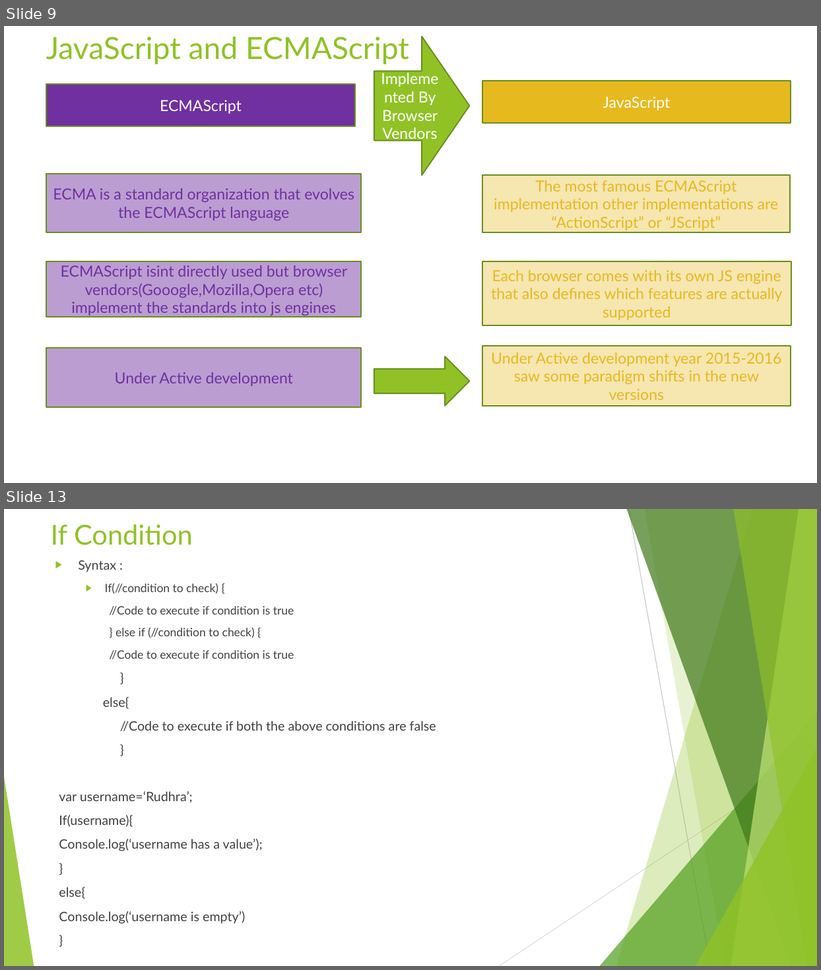
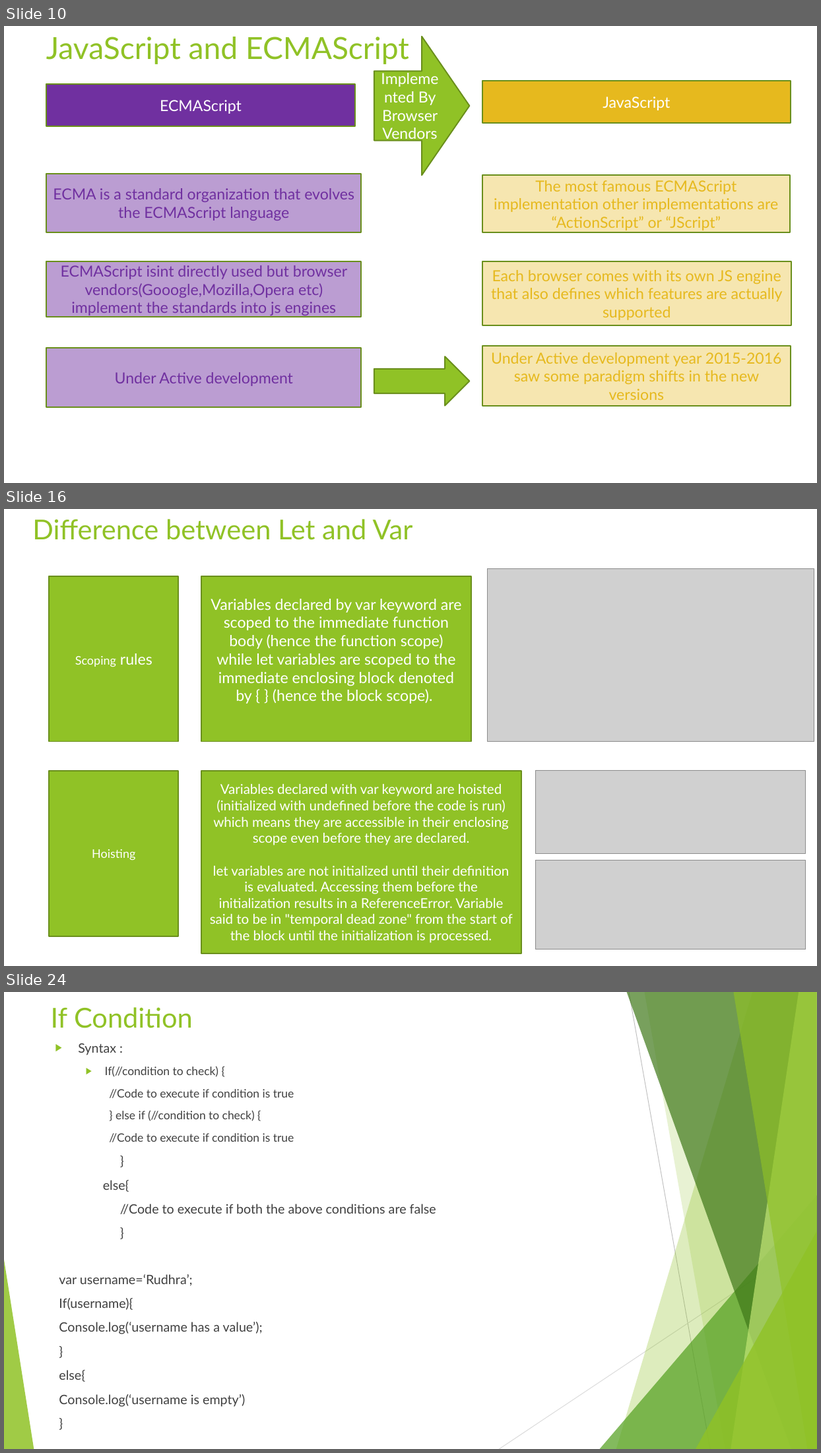
Before and after one commit to rudhrainfogain/JavaScript, a slide deck: PPT/JavaScriptTraining.pptx. Shown one above the other, each under a label of ours: slides 9 and 13 before the commit, slides 10, 16 and 24 after it; the slides between them are not shown. The pictures are 821x970 and 821x1453 pixels, drawn with LibreOffice and Linux fonts; fonts in the diff are those of the drawing; grey boxes stand for pictures. Boxes give left, top, right and bottom in pixels: in the first picture for what was removed or moved away, otherwise in the second. Text is boxed around its words. In the diff, an @@ line names an element or a change of style, - is before the commit and + after.

```diff
--- a/PPT/JavaScriptTraining.pptx
+++ b/PPT/JavaScriptTraining.pptx
@@ slide 16 added at (4, 509, 817, 966), background #FFFFFF @@
@@ title added at (32, 519, 413, 540), 32.4 pt, text #90C226 @@
+Difference between Let and Var
@@ rectangle added at (49, 576, 178, 741), fill #90C226, outline #6B901C 1.5 pt, 14 pt, text #FFFFFF @@
+Scoping rules
@@ rectangle added at (201, 576, 472, 741), fill #90C226, outline #6B901C 1.5 pt, 18 pt, text #FFFFFF @@
+Variables declared by var keyword are scoped to the immediate function body (hence the function scope) while let variables are scoped to the immediate enclosing block denoted by { } (hence the block scope).
@@ picture added at (488, 569, 814, 741) @@
@@ rectangle added at (49, 771, 178, 937), fill #90C226, outline #6B901C 1.5 pt, 14 pt, text #FFFFFF @@
+Hoisting
@@ rectangle added at (201, 771, 521, 955), fill #90C226, outline #6B901C 1.5 pt, 16 pt, text #FFFFFF @@
+Variables declared with var keyword are hoisted (initialized with undefined before the code is run) which means they are accessible in their enclosing scope even before they are declared.
+let variables are not initialized until their definition is evaluated. Accessing them before the initialization results in a ReferenceError. Variable said to be in "temporal dead zone" from the start of the block until the initialization is processed.
@@ picture added at (535, 770, 806, 854) @@
@@ picture added at (535, 861, 806, 950) @@
@@ what was slide 9 is now slide 10 @@
@@ what was slide 13 is now slide 24 @@
```
Also in this commit, not shown: 4 slides changed, 9 other slides added, 11 other files.
